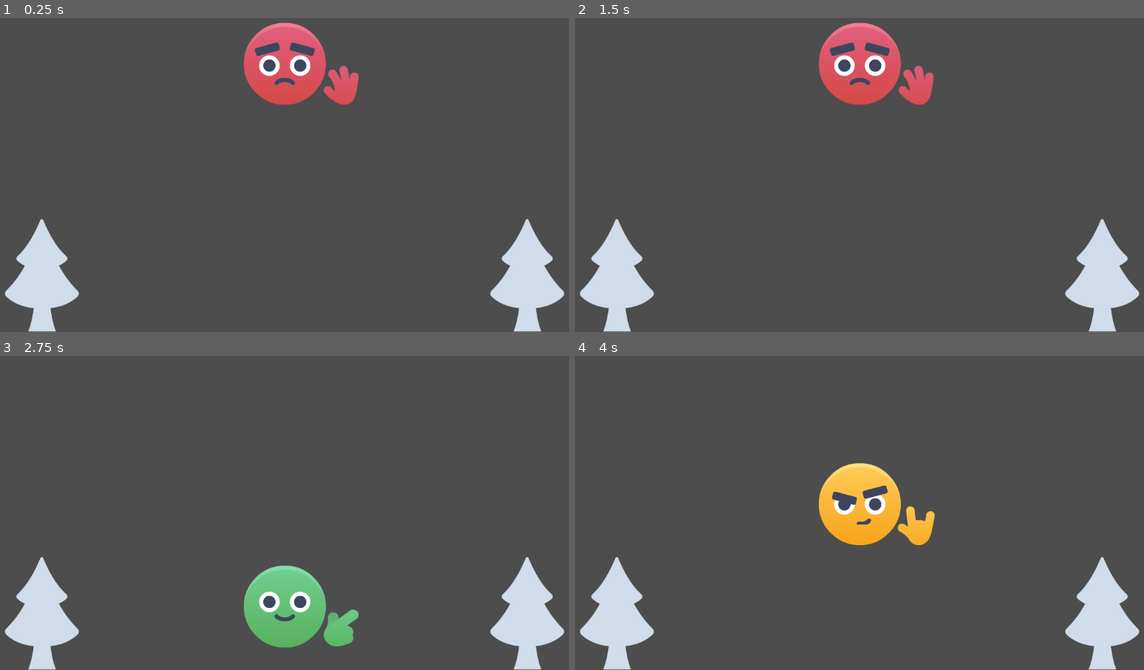
Above: before the commit, frames 1-4 (two rows, left to right).
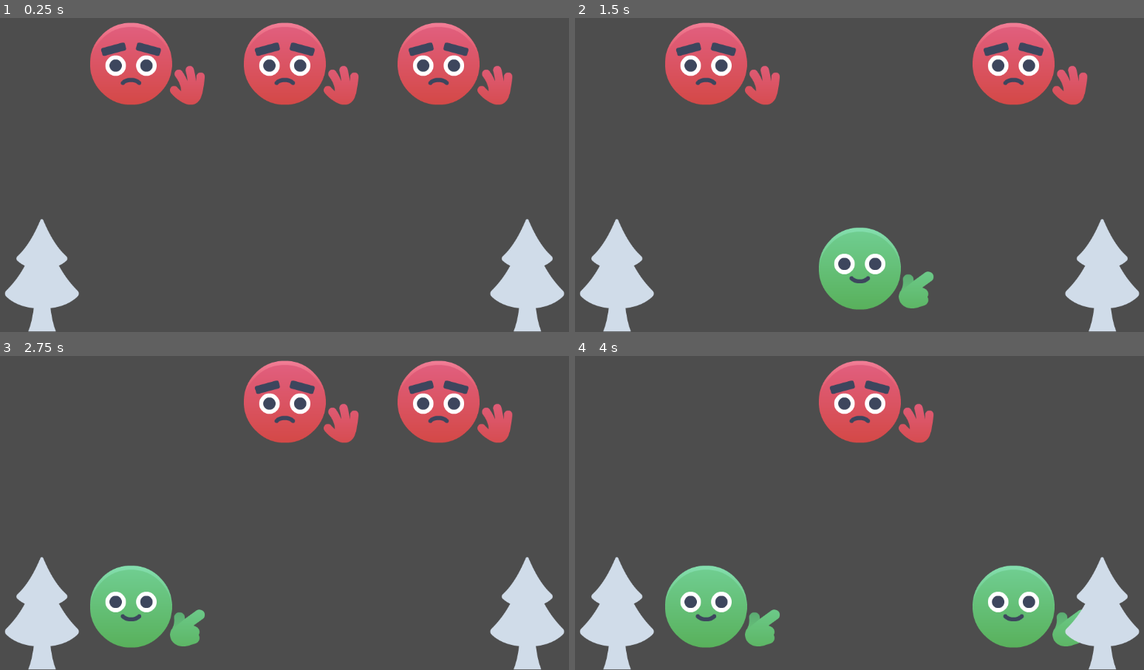
Above: after the commit, the same moments.

Repository: halmango/godot_start
Game: Godot game, scene res://MainScene.tscn
Same seed, same stepped clock (60 frames per second), same inputs: the game is played once before the commit and once after it.
Inputs:
- Up to frame 1 (0.25 s): no input
- Up to frame 2 (1.5 s): tap Enter at 0.5 s; tap Space at 1.25 s
- Up to frame 3 (2.75 s): no input
- Up to frame 4 (4 s): no input

The runs differ from the first frame. In frame 1, 6.3% of the frame differs, in the area x 15-91%, y 1-28%; in frame 2, 13%; in frame 3, 13%, in the area x 15-91%, y 1-93%; in frame 4, 13%.

Commit message:
Feat 신호등 문제 2 (#7) 초기 풀이

Diff:
--- a/Traffic/MainScene.tscn
+++ b/Traffic/MainScene.tscn
@@ -6,7 +6,7 @@
 [node name="MainScene" type="Node2D" unique_id=1633016786]
 
 [node name="TrafficLights" parent="." unique_id=362805907 instance=ExtResource("1_we68x")]
-position = Vector2(560, 124)
+position = Vector2(260, 124)
 
 [node name="BackgroundTree" type="Sprite2D" parent="." unique_id=496323583]
 position = Vector2(86, 537)
--- a/Traffic/TrafficLights.gd
+++ b/Traffic/TrafficLights.gd
@@ -4,19 +4,53 @@
 @onready var yellow: Node2D = $Yellow
 @onready var green: Node2D = $Green
 
+@onready var red_2: Node2D = $Red2
+@onready var yellow_2: Node2D = $Yellow2
+@onready var green_2: Node2D = $Green2
+
+@onready var red_3: Node2D = $Red3
+@onready var yellow_3: Node2D = $Yellow3
+@onready var green_3: Node2D = $Green3
+
+
+@export var red_delay : float = 2.5
+@export var yellow_delay : float = 0.5
+@export var green_delay : float = 1.5
+
+@export var red_delay2 : float = 1.0
+@export var green_delay2 : float = 1.0
+
+@export var red_delay3 : float = 3.3
+@export var yellow_delay3 : float = 0.7
+@export var green_delay3 : float = 1.5
+
 
 enum Lights { RED, YELLOW, GREEN }
 
-
+var current_light_delay : float = red_delay
+# current_light 변수의 값이 변경될 때 실행됨
 var current_light : int = Lights.RED :
-	set(value):
-		current_light = value
+	set(light):
+		current_light = light
 		lights_on(current_light)
 
+
+var current_light2 : int = Lights.RED :
+	set(light):
+		current_light2 = light
+		second_lights_on(current_light2)
+
+
+var current_light3 : int = Lights.RED:
+	set(light):
+		current_light3 = light
+		third_lights_on(current_light3)
 
 # Called when the node enters the scene tree for the first time.
 func _ready() -> void:
 	lights_on(current_light)
+	second_lights_on(current_light2)
+	third_lights_on(current_light3)
 
 
 # Called every frame. 'delta' is the elapsed time since the previous frame.
@@ -30,17 +64,55 @@
 			red.set_visible(true)
 			yellow.set_visible(false)
 			green.set_visible(false)
-			await get_tree().create_timer(2.5).timeout
+			await get_tree().create_timer(red_delay).timeout
 			current_light = Lights.GREEN
 		Lights.YELLOW:
 			red.set_visible(false)
 			yellow.set_visible(true)
 			green.set_visible(false)
-			await get_tree().create_timer(1.5).timeout
+			await get_tree().create_timer(yellow_delay).timeout
 			current_light = Lights.RED
 		Lights.GREEN:
 			red.set_visible(false)
 			yellow.set_visible(false)
 			green.set_visible(true)
-			await get_tree().create_timer(0.5).timeout
+			await get_tree().create_timer(green_delay).timeout
 			current_light = Lights.YELLOW
+
+
+func second_lights_on(color : int) -> void:
+	match color:
+		Lights.RED:
+			red_2.set_visible(true)
+			yellow_2.set_visible(false)
+			green_2.set_visible(false)
+			await get_tree().create_timer(red_delay2).timeout
+			current_light2 = Lights.GREEN
+		Lights.GREEN:
+			red_2.set_visible(false)
+			yellow_2.set_visible(false)
+			green_2.set_visible(true)
+			await get_tree().create_timer(green_delay2).timeout
+			current_light2 = Lights.RED
+
+
+func third_lights_on(color : int) -> void:
+	match color:
+		Lights.RED:
+			red_3.set_visible(true)
+			yellow_3.set_visible(false)
+			green_3.set_visible(false)
+			await get_tree().create_timer(red_delay3).timeout
+			current_light3 = Lights.GREEN
+		Lights.YELLOW:
+			red_3.set_visible(false)
+			yellow_3.set_visible(true)
+			green_3.set_visible(false)
+			await get_tree().create_timer(yellow_delay3).timeout
+			current_light3 = Lights.RED
+		Lights.GREEN:
+			red_3.set_visible(false)
+			yellow_3.set_visible(false)
+			green_3.set_visible(true)
+			await get_tree().create_timer(green_delay3).timeout
+			current_light3 = Lights.YELLOW
--- a/Traffic/TrafficLights.tscn
+++ b/Traffic/TrafficLights.tscn
@@ -15,3 +15,21 @@
 
 [node name="Green" parent="." unique_id=585647329 instance=ExtResource("3_iq5e7")]
 position = Vector2(0, 400)
+
+[node name="Red2" parent="." unique_id=385712965 instance=ExtResource("1_2mqug")]
+position = Vector2(300, 0)
+
+[node name="Yellow2" parent="." unique_id=1869728443 instance=ExtResource("2_6nntk")]
+position = Vector2(300, 200)
+
+[node name="Green2" parent="." unique_id=1581176842 instance=ExtResource("3_iq5e7")]
+position = Vector2(300, 400)
+
+[node name="Red3" parent="." unique_id=1172294118 instance=ExtResource("1_2mqug")]
+position = Vector2(600, 0)
+
+[node name="Yellow3" parent="." unique_id=344406354 instance=ExtResource("2_6nntk")]
+position = Vector2(600, 200)
+
+[node name="Green3" parent="." unique_id=408099828 instance=ExtResource("3_iq5e7")]
+position = Vector2(600, 400)
